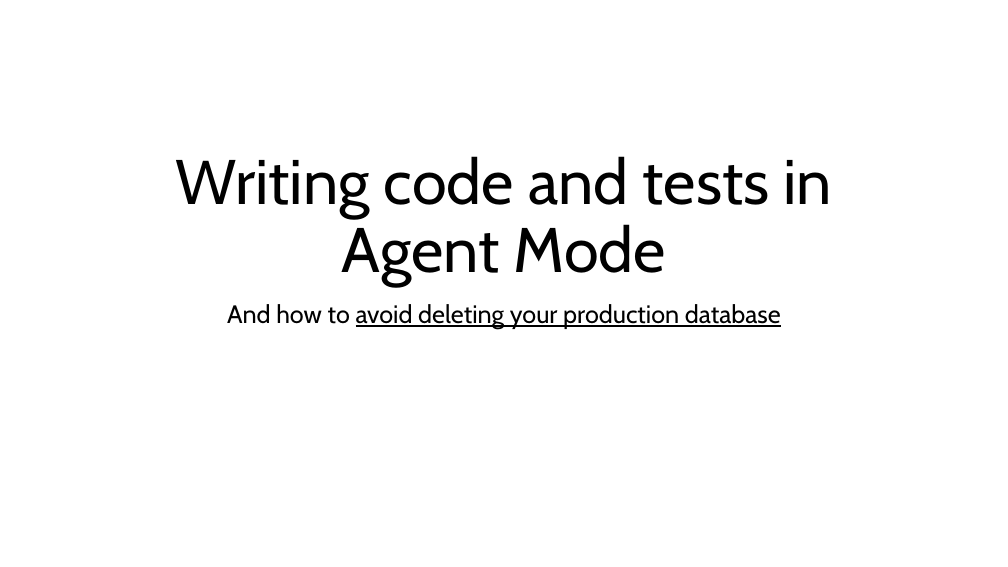
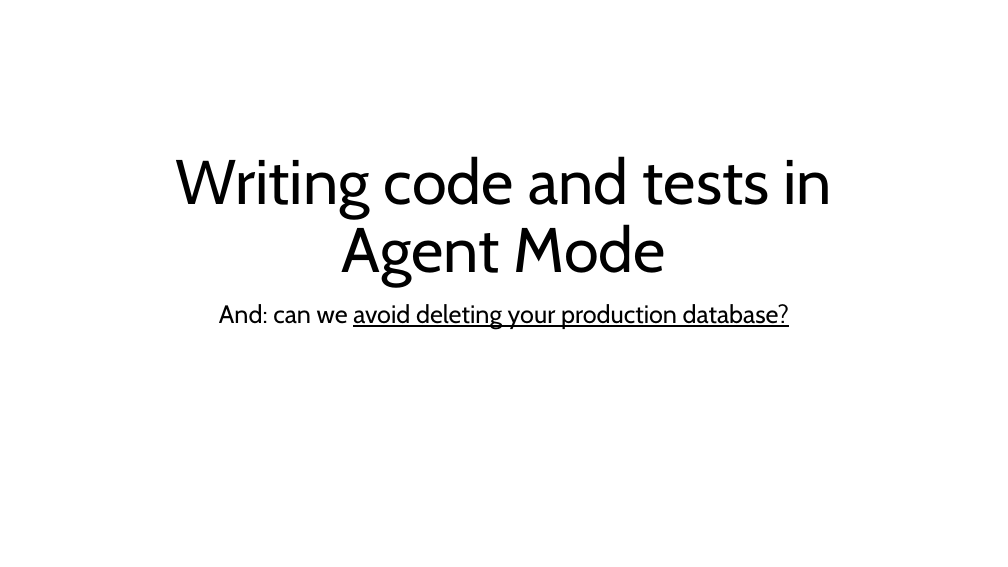
Before and after one commit to RHIT-southfej/csse290-ai, a slide deck: slide 2 of ClassMaterials/Week5/Agent Mode.pptx. Drawn at 1008x567 pixels with LibreOffice and Linux fonts; fonts in the diff are those of the drawing. Boxes give left, top, right and bottom in pixels: in the first picture for what was removed or moved away, otherwise in the second. Text is boxed around its words. In the diff, an @@ line names an element or a change of style, - is before the commit and + after.

```diff
--- a/ClassMaterials/Week5/Agent Mode.pptx
+++ b/ClassMaterials/Week5/Agent Mode.pptx
@@ subtitle at bbox=[219, 304, 789, 329]: text changed @@
-And how to avoid deleting your production database
+And: can we avoid deleting your production database?
```
Also in this commit, not shown: 10 other slides changed, 3 slides added.
